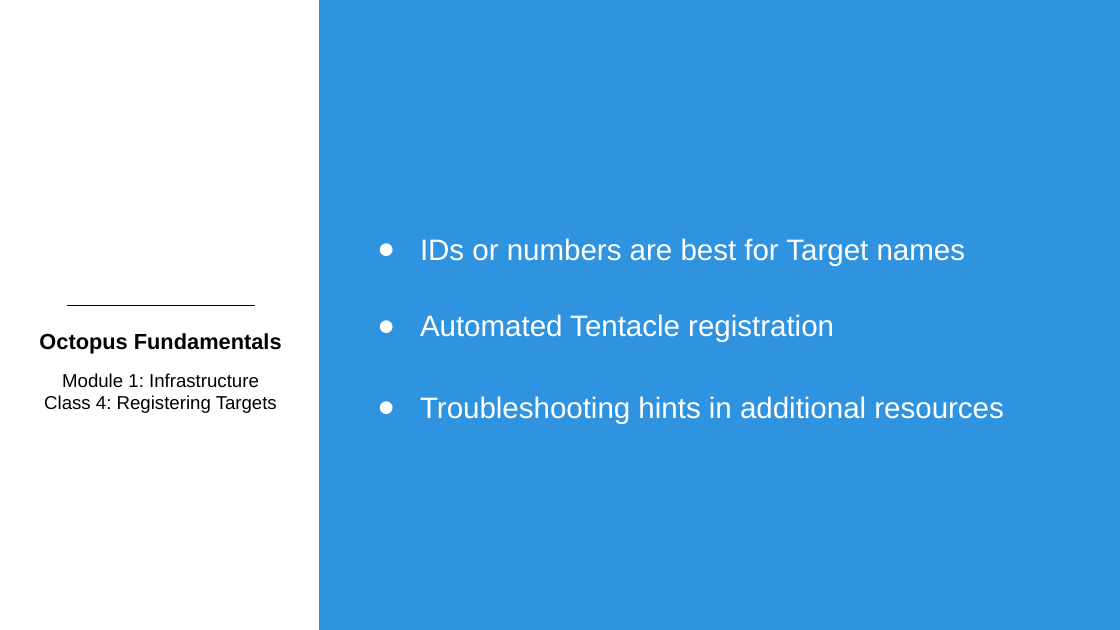
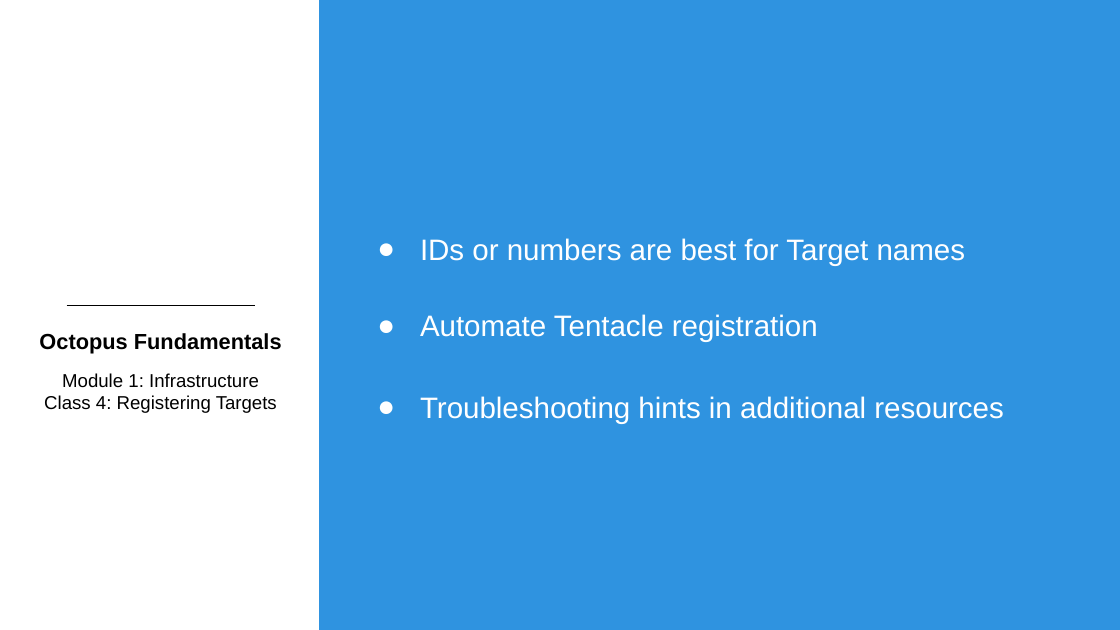
Before and after one commit to OctopusDeployCommunity/Octopus-Fundamentals-Course, a slide deck: slide 6 of OctopusDeployFundamentals/Module1-Infrastructure/Slides/Module1Class4-RegisteringAWindowsTentacle.pptx. Drawn at 1120x630 pixels with LibreOffice and Linux fonts; fonts in the diff are those of the drawing; background and template pictures are left out. Boxes give left, top, right and bottom in pixels: in the first picture for what was removed or moved away, otherwise in the second. Text is boxed around its words. In the diff, an @@ line names an element or a change of style, - is before the commit and + after.

```diff
--- a/OctopusDeployFundamentals/Module1-Infrastructure/Slides/Module1Class4-RegisteringAWindowsTentacle.pptx
+++ b/OctopusDeployFundamentals/Module1-Infrastructure/Slides/Module1Class4-RegisteringAWindowsTentacle.pptx
@@ text at bbox=[420, 314, 818, 342]: text changed @@
-● Automated Tentacle registration
+● Automate Tentacle registration
```
Also in this commit, not shown: 1 other slide changed.
